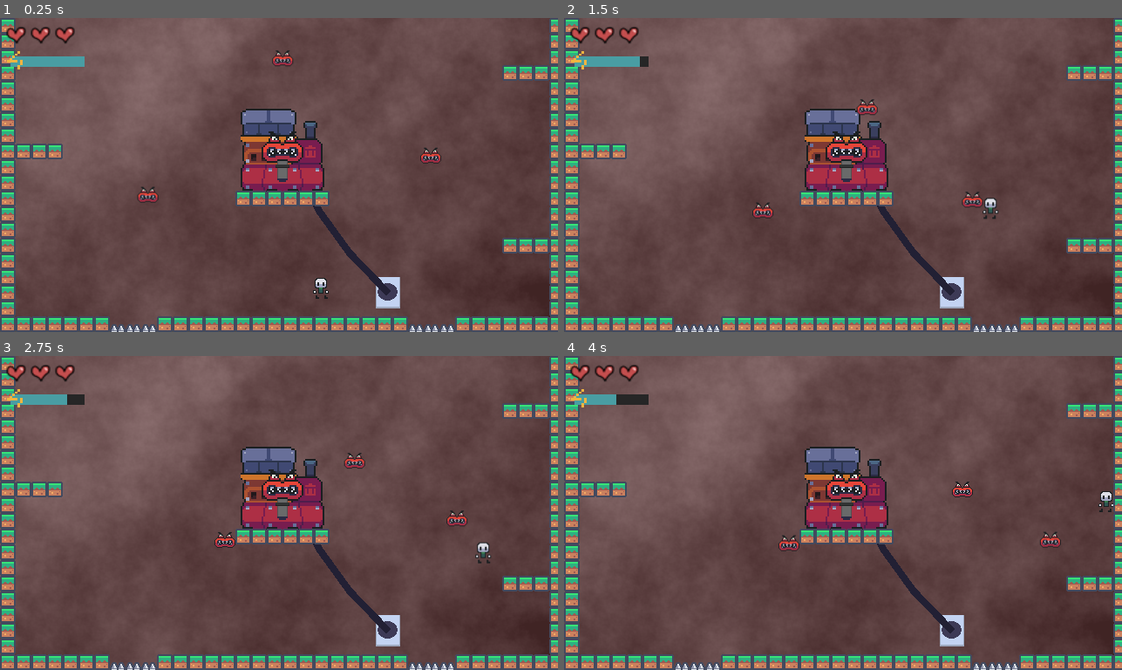
Above: before the commit, frames 1-4 (two rows, left to right).
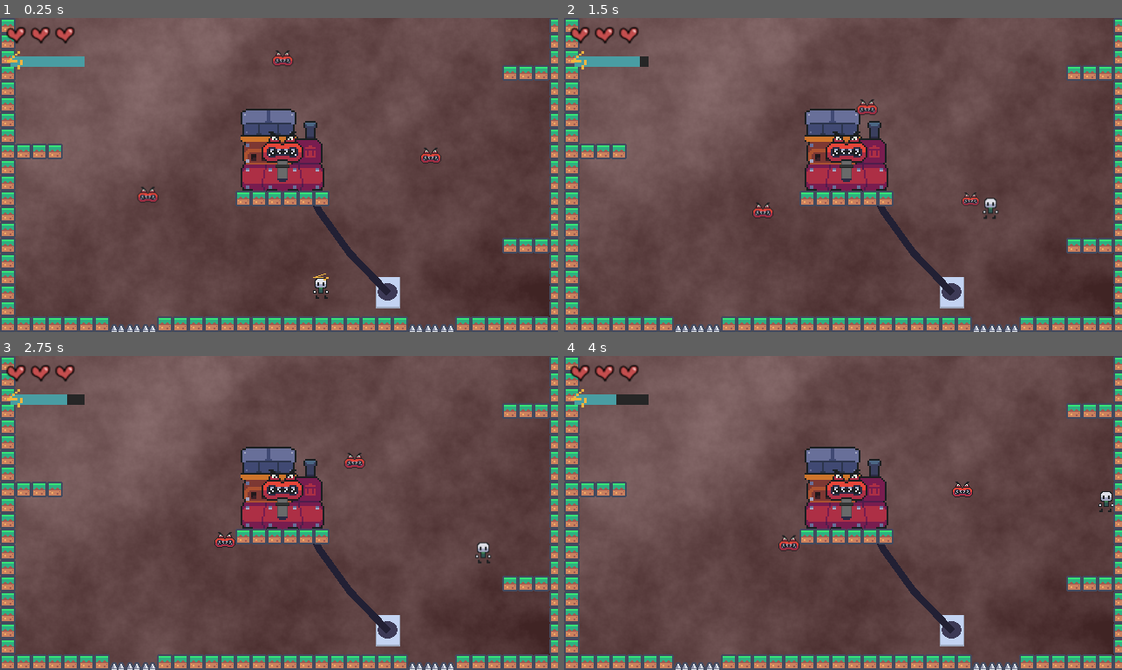
Above: after the commit, the same moments.

Repository: snootyjerk/Boss-Rush-Jam
Game: Godot game, scene res://main.tscn
The game is run twice, just before and just after one commit, with the same random seed, the same clock (stepped at 60 frames per second) and the same inputs.
Inputs:
- Up to frame 1 (0.25 s): no input
- Up to frame 2 (1.5 s): hold Right (right) from 0.53 s (still down); tap Space (jump) at 0.6, 0.77, 1.07, 1.35 s
- Up to frame 3 (2.75 s): tap Space (jump) at 1.52, 1.82, 2.1 s; release Right (right) at 2.03 s; hold Left (left) from 2.03 s (still down)
- Up to frame 4 (4 s): release Left (left) at 2.78 s; hold Right (right) from 2.78 s (still down); tap Space (jump) at 2.85, 3.02, 3.32, 3.6, 3.77 s

The runs differ from the first frame. In frame 1, less than 0.1% of the frame differs, in the area x 56-59%, y 81-84%; in frame 2, 0.1%; in frame 3, 0.1%, in the area x 80-84%, y 49-55%; in frame 4, 0.1%.

Commit message:
add player attack hitbox and enemy death animation

Diff:
--- /dev/null
+++ b/Enemies/enemy_death.gd
@@ -0,0 +1,7 @@
+extends Node2D
+
+
+
+
+func _on_animation_player_animation_finished(anim_name: StringName) -> void:
+	queue_free()
--- /dev/null
+++ b/Enemies/enemy_death.tscn
@@ -0,0 +1,79 @@
+[gd_scene load_steps=6 format=3 uid="uid://cscc0uil6ps2p"]
+
+[ext_resource type="Script" path="res://Enemies/enemy_death.gd" id="1_4vyla"]
+[ext_resource type="Texture2D" uid="uid://dy00dfrvlhb67" path="res://Sprite Sheets/Vaccum_Head.png" id="1_tc1d7"]
+
+[sub_resource type="Animation" id="Animation_482oa"]
+resource_name = "death"
+length = 0.3
+tracks/0/type = "value"
+tracks/0/imported = false
+tracks/0/enabled = true
+tracks/0/path = NodePath("Sprite2D:scale")
+tracks/0/interp = 1
+tracks/0/loop_wrap = true
+tracks/0/keys = {
+"times": PackedFloat32Array(0, 0.3),
+"transitions": PackedFloat32Array(1, 1),
+"update": 0,
+"values": [Vector2(1, 1), Vector2(0.1, 0.1)]
+}
+tracks/1/type = "value"
+tracks/1/imported = false
+tracks/1/enabled = true
+tracks/1/path = NodePath("Sprite2D:modulate")
+tracks/1/interp = 1
+tracks/1/loop_wrap = true
+tracks/1/keys = {
+"times": PackedFloat32Array(0, 0.3),
+"transitions": PackedFloat32Array(1, 1),
+"update": 0,
+"values": [Color(1, 1, 1, 1), Color(1, 1, 1, 0.439216)]
+}
+
+[sub_resource type="Animation" id="Animation_2yevu"]
+length = 0.001
+tracks/0/type = "value"
+tracks/0/imported = false
+tracks/0/enabled = true
+tracks/0/path = NodePath("Sprite2D:scale")
+tracks/0/interp = 1
+tracks/0/loop_wrap = true
+tracks/0/keys = {
+"times": PackedFloat32Array(0),
+"transitions": PackedFloat32Array(1),
+"update": 0,
+"values": [Vector2(1, 1)]
+}
+tracks/1/type = "value"
+tracks/1/imported = false
+tracks/1/enabled = true
+tracks/1/path = NodePath("Sprite2D:modulate")
+tracks/1/interp = 1
+tracks/1/loop_wrap = true
+tracks/1/keys = {
+"times": PackedFloat32Array(0),
+"transitions": PackedFloat32Array(1),
+"update": 0,
+"values": [Color(1, 1, 1, 1)]
+}
+
+[sub_resource type="AnimationLibrary" id="AnimationLibrary_8s4ye"]
+_data = {
+"RESET": SubResource("Animation_2yevu"),
+"death": SubResource("Animation_482oa")
+}
+
+[node name="EnemyDeath" type="Node2D"]
+script = ExtResource("1_4vyla")
+
+[node name="Sprite2D" type="Sprite2D" parent="."]
+texture = ExtResource("1_tc1d7")
+
+[node name="AnimationPlayer" type="AnimationPlayer" parent="."]
+libraries = {
+"": SubResource("AnimationLibrary_8s4ye")
+}
+autoplay = "death"
+
+[connection signal="animation_finished" from="AnimationPlayer" to="." method="_on_animation_player_animation_finished"]
--- a/Enemies/enemy_test.gd
+++ b/Enemies/enemy_test.gd
@@ -2,8 +2,19 @@
 
 
 @export var _move_speed: float = 50.0
+@export var _enemy_death_scene: PackedScene
+
+
+@onready var animation_player: AnimationPlayer = $AnimationPlayer
 
 
 func _process(delta: float) -> void:
 	velocity = global_position.direction_to(Main.node.player_position) * _move_speed
 	move_and_slide()
+
+
+func take_damage():
+	var death_scene = _enemy_death_scene.instantiate()
+	get_tree().current_scene.add_child(death_scene)
+	death_scene.global_position = global_position
+	queue_free()
--- a/Enemies/enemy_test.tscn
+++ b/Enemies/enemy_test.tscn
@@ -1,14 +1,16 @@
-[gd_scene load_steps=4 format=3 uid="uid://q5fpykt0bb1v"]
+[gd_scene load_steps=5 format=3 uid="uid://q5fpykt0bb1v"]
 
 [ext_resource type="Texture2D" uid="uid://dy00dfrvlhb67" path="res://Sprite Sheets/Vaccum_Head.png" id="1_d8b8g"]
 [ext_resource type="Script" path="res://Enemies/enemy_test.gd" id="1_mhar8"]
+[ext_resource type="PackedScene" uid="uid://cscc0uil6ps2p" path="res://Enemies/enemy_death.tscn" id="2_imygp"]
 
 [sub_resource type="RectangleShape2D" id="RectangleShape2D_oq3yb"]
 size = Vector2(24, 16)
 
 [node name="EnemyTest" type="CharacterBody2D"]
-collision_layer = 32
+collision_layer = 96
 script = ExtResource("1_mhar8")
+_enemy_death_scene = ExtResource("2_imygp")
 
 [node name="CollisionShape2D" type="CollisionShape2D" parent="."]
 position = Vector2(0, -2)
--- a/Player/player.tscn
+++ b/Player/player.tscn
@@ -1,8 +1,10 @@
-[gd_scene load_steps=13 format=3 uid="uid://78ali1yoytib"]
+[gd_scene load_steps=16 format=3 uid="uid://78ali1yoytib"]
 
 [ext_resource type="Script" path="res://Player/player_controller.gd" id="1_36ivf"]
 [ext_resource type="SpriteFrames" uid="uid://dheukkw6hytet" path="res://Sprite Sheets/frames_spinny_ground_idle.tres" id="2_fh7ti"]
 [ext_resource type="Script" path="res://Player/player_hurtbox.gd" id="3_dgb65"]
+[ext_resource type="Script" path="res://Player/player_hitbox.gd" id="4_digm6"]
+[ext_resource type="Texture2D" uid="uid://sask81gr2qvw" path="res://Sprite Sheets/charge_collectible.png" id="5_l2lxv"]
 
 [sub_resource type="RectangleShape2D" id="RectangleShape2D_c781r"]
 size = Vector2(18, 20)
@@ -102,6 +104,9 @@
 "flicker": SubResource("Animation_16d1x")
 }
 
+[sub_resource type="RectangleShape2D" id="RectangleShape2D_q8xa5"]
+size = Vector2(15, 9)
+
 [node name="Player" type="CharacterBody2D"]
 process_mode = 1
 collision_layer = 16
@@ -148,6 +153,23 @@
 "": SubResource("AnimationLibrary_3jlof")
 }
 
+[node name="AttackHitbox" type="Area2D" parent="."]
+collision_layer = 0
+collision_mask = 64
+script = ExtResource("4_digm6")
+
+[node name="CollisionShape2D" type="CollisionShape2D" parent="AttackHitbox"]
+position = Vector2(-0.5, -11.5)
+shape = SubResource("RectangleShape2D_q8xa5")
+debug_color = Color(0.833177, 0.00134728, 0.93836, 0.42)
+
+[node name="Sprite2D" type="Sprite2D" parent="AttackHitbox"]
+texture_filter = 1
+position = Vector2(0, -12)
+scale = Vector2(3, 1)
+texture = ExtResource("5_l2lxv")
+
 [connection signal="body_entered" from="Hurtbox" to="Hurtbox" method="_on_body_entered"]
 [connection signal="body_exited" from="Hurtbox" to="Hurtbox" method="_on_body_exited"]
 [connection signal="damaged" from="Hurtbox" to="." method="_on_hurtbox_damaged"]
+[connection signal="body_entered" from="AttackHitbox" to="AttackHitbox" method="_on_body_entered"]
--- a/Player/player_controller.gd
+++ b/Player/player_controller.gd
@@ -19,11 +19,15 @@
 @onready var _sprite: AnimatedSprite2D = $AnimatedSprite2D
 @onready var _animation_player: AnimationPlayer = $AnimatedSprite2D/AnimationPlayer
 @onready var _jump_buffer_cast: RayCast2D = $JumpBufferCast
+@onready var attack_hitbox: Area2D = $AttackHitbox
 
 var _has_jumped = true
 var _is_jump_buffered = false
 var _was_on_floor = false
-var _is_flying = false
+var _is_flying = false:
+	set(flying):
+		_is_flying = flying
+		attack_hitbox.visible = flying
 var _current_energy = _max_energy:
 	set(energy):
 		_current_energy = energy
--- /dev/null
+++ b/Player/player_hitbox.gd
@@ -0,0 +1,7 @@
+extends Area2D
+
+
+
+
+func _on_body_entered(body: Node2D) -> void:
+	body.take_damage()
--- a/main.gd
+++ b/main.gd
@@ -8,6 +8,8 @@
 @export var _game_over_scene: PackedScene
 
 static var node: Main
+
+@onready var hud: Control = $HUD
 
 var current_level: Level
 var player_health: int = Constants.PLAYER_MAX_HEALTH:
@@ -70,6 +72,7 @@
 	call_deferred("go_to_level", _first_level_scene)
 	get_tree().paused = false
 	player_health = Constants.PLAYER_MAX_HEALTH
+	hud.visible = true
 
 
 func quit():
@@ -85,3 +88,4 @@
 	_game_over_node = _game_over_scene.instantiate()
 	get_tree().paused = true
 	node.add_child(_game_over_node)
+	hud.visible = false
--- a/project.godot
+++ b/project.godot
@@ -54,6 +54,7 @@
 2d_physics/layer_2="LevelTrigger"
 2d_physics/layer_5="Player"
 2d_physics/layer_6="PlayerHurt"
+2d_physics/layer_7="Enemy"
 
 [rendering]
 
